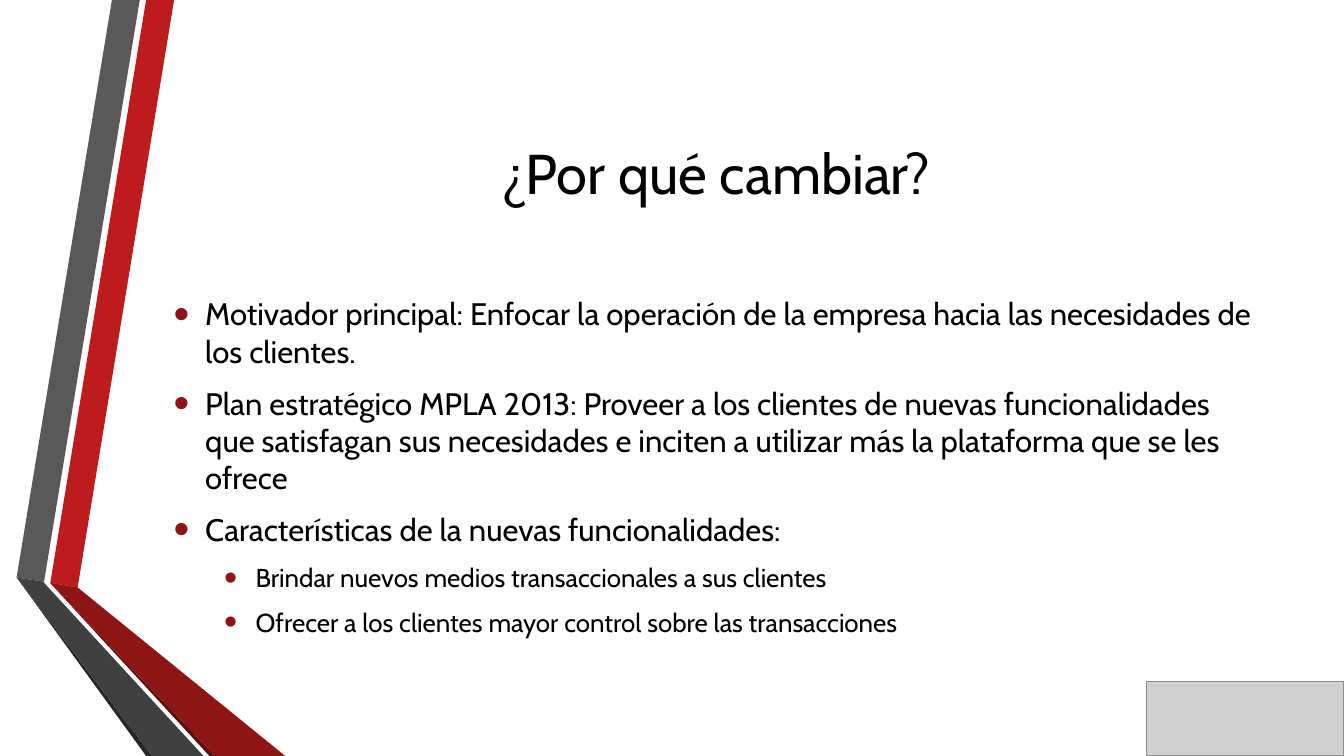
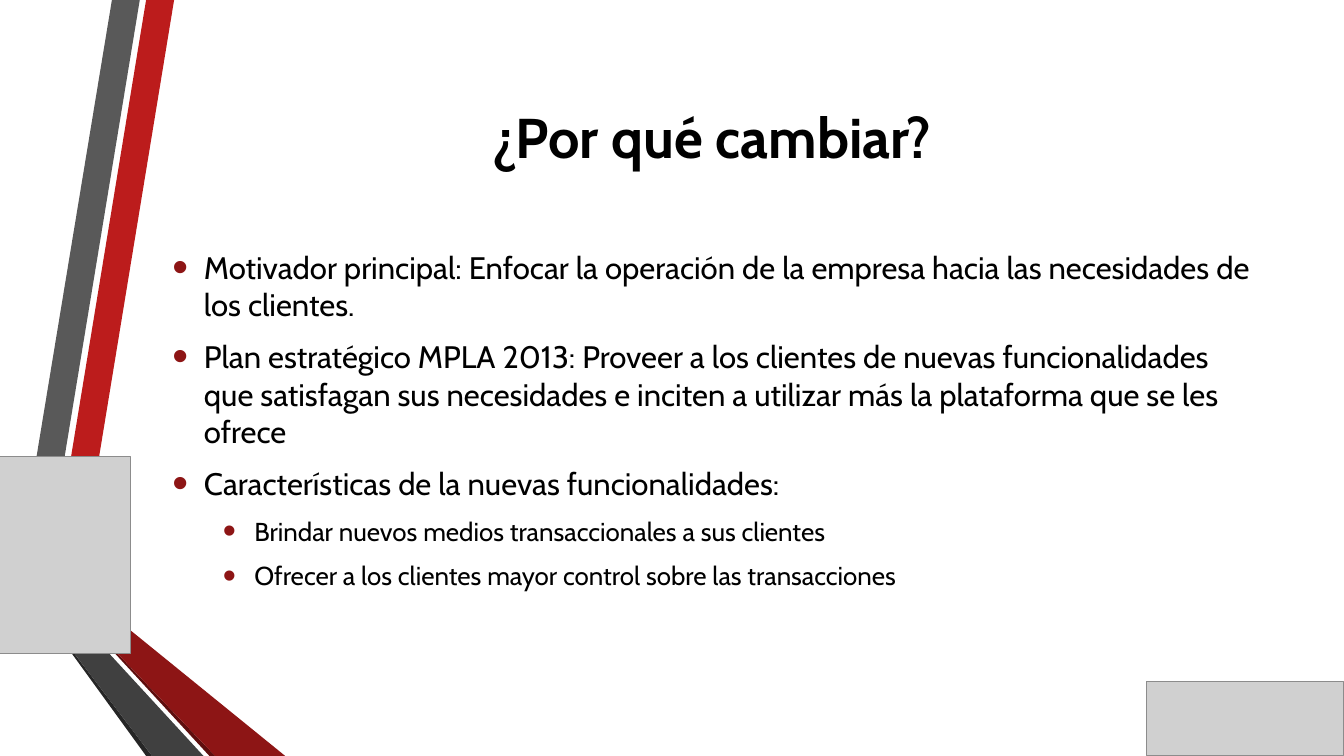
Before and after one commit to gaudisolutions/ecos, a slide deck: slide 4 of Proyecto I/Arquitectura Objetivo MPLA.pptx (slide 2 before the commit). Drawn at 1344x756 pixels with LibreOffice and Linux fonts; fonts in the diff are those of the drawing; grey boxes stand for pictures; background and template pictures are left out. Boxes give left, top, right and bottom in pixels: in the first picture for what was removed or moved away, otherwise in the second. Text is boxed around its words. In the diff, an @@ line names an element or a change of style, - is before the commit and + after.

```diff
--- a/Proyecto I/Arquitectura Objetivo MPLA.pptx
+++ b/Proyecto I/Arquitectura Objetivo MPLA.pptx
@@ title "¿Por qué cambiar?" moved from (x1=501, y1=152, x2=931, y2=207) to (x1=492, y1=116, x2=932, y2=170) @@
@@ title "¿Por qué cambiar?" at (x1=492, y1=116, x2=932, y2=170): bold on @@
@@ text "Motivador principal: Enfocar la operación ..." moved from (x1=205, y1=301, x2=1251, y2=637) to (x1=204, y1=255, x2=1249, y2=591) @@
@@ picture added at (x1=0, y1=457, x2=130, y2=654) @@
```
Also in this commit, not shown: 10 other slides changed, 7 slides added.
